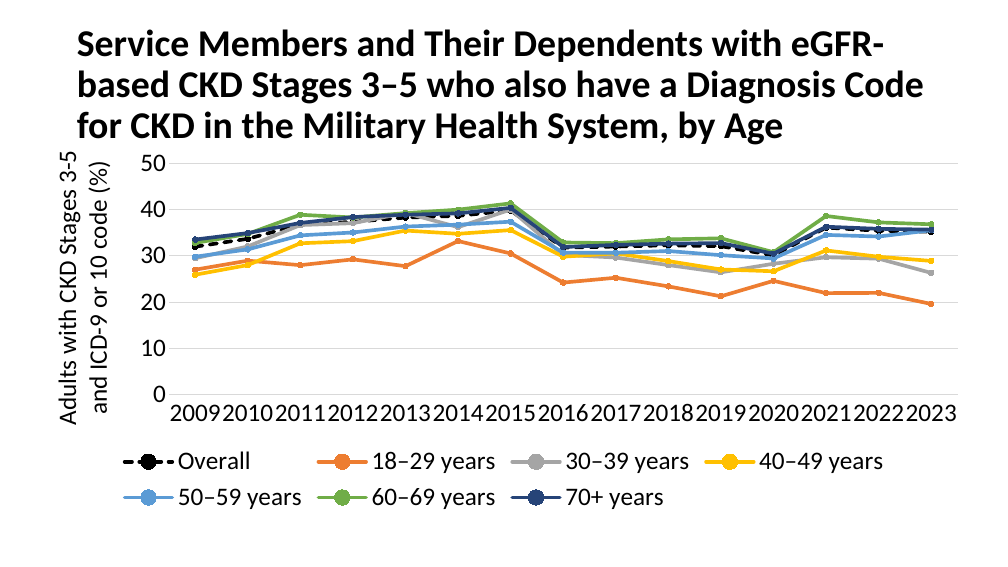
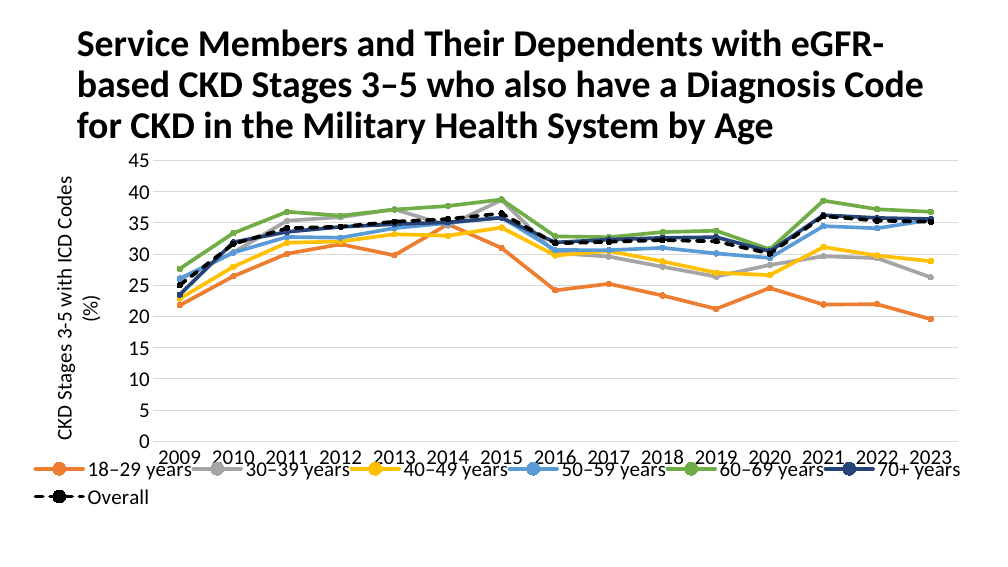
Before and after one commit to CDCgov/nccdphp-ddt-kdss, a slide deck: slide 3 of CKDSurveillance/PPT/Q759.pptx (slide 4 before the commit). Drawn at 1008x567 pixels with LibreOffice and Linux fonts; fonts in the diff are those of the drawing; background and template pictures are left out. Boxes give left, top, right and bottom in pixels: in the first picture for what was removed or moved away, otherwise in the second. Text is boxed around its words. In the diff, an @@ line names an element or a change of style, - is before the commit and + after.

```diff
--- a/CKDSurveillance/PPT/Q759.pptx
+++ b/CKDSurveillance/PPT/Q759.pptx
@@ title at bbox=[77, 29, 924, 145]: text changed @@
-Service Members and Their Dependents with eGFR-based CKD Stages 3–5 who also have a Diagnosis Code for CKD in the Military Health System, by Age
+Service Members and Their Dependents with eGFR-based CKD Stages 3–5 who also have a Diagnosis Code for CKD in the Military Health System by Age
@@ line chart at bbox=[32, 140, 977, 518] @@
-Overall: 32, 34, 37, 37, 38, 39, 40, 32, 32, 32, 32, 30, 36, 35, 35
+18–29 years: 22, 26, 30, 32, 30, 35, 31, 24, 25, 23, 21, 25, 22, 22, 20
@@ colour of 18–29 years #000000 to #ED7D31 @@
-18–29 years: 27, 29, 28, 29, 28, 33, 30, 24, 25, 23, 21, 25, 22, 22, 20
+30–39 years: 26, 30, 35, 36, 37, 35, 39, 30, 30, 28, 26, 28, 30, 29, 26
@@ colour of 30–39 years #ED7D31 to #A5A5A5 @@
-30–39 years: 29, 32, 37, 37, 39, 36, 40, 30, 30, 28, 26, 28, 30, 29, 26
+40–49 years: 23, 28, 32, 32, 33, 33, 34, 30, 30, 29, 27, 27, 31, 30, 29
@@ colour of 40–49 years #A5A5A5 to #FFC000 @@
-40–49 years: 26, 28, 33, 33, 35, 35, 36, 30, 30, 29, 27, 27, 31, 30, 29
+50–59 years: 26, 30, 33, 33, 34, 35, 36, 31, 31, 31, 30, 29, 34, 34, 35
@@ colour of 50–59 years #FFC000 to #5B9BD5 @@
-50–59 years: 30, 31, 34, 35, 36, 37, 37, 31, 31, 31, 30, 29, 34, 34, 35
+60–69 years: 28, 33, 37, 36, 37, 38, 39, 33, 33, 34, 34, 31, 39, 37, 37
@@ colour of 60–69 years #5B9BD5 to #70AD47 @@
-60–69 years: 33, 35, 39, 38, 39, 40, 41, 33, 33, 34, 34, 31, 39, 37, 37
+70+ years: 23, 32, 34, 34, 35, 35, 36, 32, 32, 33, 33, 30, 36, 36, 36
@@ colour of 70+ years #70AD47 to #264478 @@
-70+ years: 33, 35, 37, 38, 39, 39, 40, 32, 32, 33, 33, 30, 36, 36, 36
+Overall: 25, 32, 34, 34, 35, 36, 36, 32, 32, 32, 32, 30, 36, 35, 35
@@ colour of Overall #264478 to #000000 @@
@@ value axis title "Adults with CKD Stages 3-5 and ICD-9 or 10 code (%) " to "CKD Stages 3-5 with ICD Codes (%) " @@
@@ legend changed @@
@@ category axis changed @@
@@ value axis changed @@
@@ lettering changed @@
```
Also in this commit, not shown: 4 other slides changed, 4 slides removed, 4 other files.
